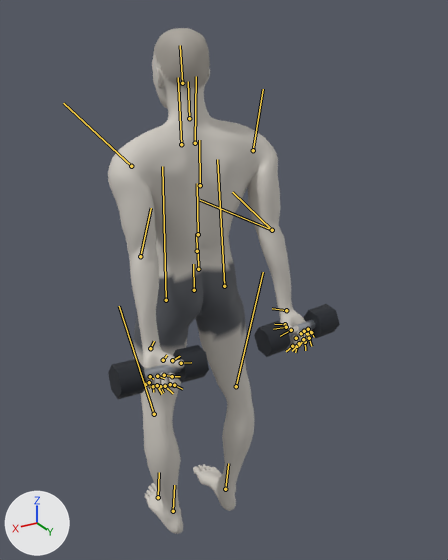
Renders of the glTF model exports/dumbbell-behind-back-wrist-curl.glb from each side of a commit.
Before and after are seen from a 50 mm camera at (0.903, 1.689, 1.838) aimed at (-0.086, 0.041, 1.014). Every picture has the same lights, and +X, +Y and +Z are marked at lower left. The picture after the commit comes second. Both versions are drawn at frame 68 of the action 'dumbbell-behind-back-wrist-curl'; the numbers are the values there. The bones that change, and the others that lie on the model, are drawn over the model as lines.
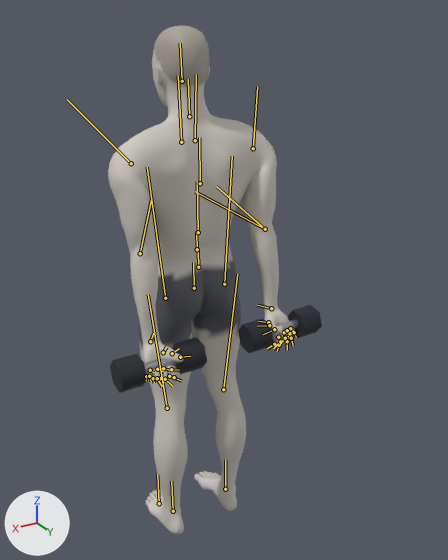
ob_dbl_right is not drawn itself; it is the parent of ob_mesh_1, ob_mesh_2, ob_mesh_3.
ob_dbr_right is not drawn itself; it is the parent of ob_mesh_4, ob_mesh_5, ob_mesh_6.

Where the change shows, as pixel boxes (x1, y1, x2, y2) in the pictures (448 x 560 px):
'Mesh_0', posed (8% narrower): before (108, 28, 313, 534); after (108, 26, 296, 534)
'Mesh_5', posed: before (254, 321, 291, 357); after (238, 319, 274, 353)
'Mesh_3', posed: before (108, 359, 147, 399); after (110, 354, 147, 393)
'Mesh_6', posed: before (303, 304, 340, 338); after (287, 305, 322, 338)
'Mesh_2', posed: before (173, 345, 209, 383); after (172, 337, 207, 374)
'Mesh_1', posed: before (144, 365, 181, 380); after (144, 358, 179, 373)
bone 'upperarm_l', root to tip: before (131, 166) to (63, 103); after (131, 163) to (67, 99)
bone 'hand_l', root to tip: before (150, 348) to (154, 341); after (150, 341) to (153, 333)
bone 'lowerarm_twist_l', root to tip: before (140, 256) to (151, 208); after (140, 253) to (151, 198)
bone 'upperarm_r', root to tip: before (253, 150) to (263, 89); after (253, 148) to (257, 86)
bone 'hand_r', root to tip: before (286, 310) to (272, 308); after (271, 308) to (257, 305)
bone 'lowerarm_twist_r', root to tip: before (272, 230) to (200, 200); after (265, 229) to (195, 191)
bone 'thigh_l', root to tip: before (166, 300) to (162, 166); after (165, 298) to (147, 167)
bone 'calf_l', root to tip: before (154, 414) to (119, 306); after (167, 408) to (148, 294)
bone 'foot_l', root to tip: before (173, 511) to (174, 485); after (173, 511) to (171, 481)
bone 'thigh_r', root to tip: before (224, 286) to (217, 159); after (224, 284) to (232, 156)
bone 'calf_r', root to tip: before (236, 386) to (263, 272); after (223, 389) to (237, 274)
bone 'foot_r', root to tip: before (225, 489) to (228, 463); after (225, 489) to (225, 459)

What the commit changed:
Bone 'upperarm_l' (bone_upperarm_l) turns from (-28, -40, -26) to (-30, -53, -22) degrees about its own x, y and z.
Bone 'hand_l' (bone_hand_l) turns from (26, -13, -40) to (15, -14, -32) degrees about its own x, y and z.
Bone 'lowerarm_twist_l' (bone_lowerarm_twist_l) turns from (31, -13, -24) to (22, -11, -16) degrees about its own x, y and z.
Bone 'upperarm_r' (bone_upperarm_r) turns from (28, 40, -26) to (30, 53, -22) degrees about its own x, y and z.
Bone 'hand_r' (bone_hand_r) turns from (-26, 13, -40) to (-15, 14, -32) degrees about its own x, y and z.
Bone 'lowerarm_twist_r' (bone_lowerarm_twist_r) turns from (-31, 13, -24) to (-22, 11, -16) degrees about its own x, y and z.
Bone 'thigh_l' (bone_thigh_l) turns from (2, 9, -2) to (-5, 8, -3) degrees about its own x, y and z.
Bone 'calf_l' (bone_calf_l) turns from (-15, 0, 1) to (-2, 0, 2) degrees about its own x, y and z.
Bone 'foot_l' (bone_foot_l) turns from (12, -12, 8) to (7, -10, -1) degrees about its own x, y and z.
Bone 'thigh_r' (bone_thigh_r) turns from (-2, -9, -2) to (5, -8, -3) degrees about its own x, y and z.
Bone 'calf_r' (bone_calf_r) turns from (15, 0, 1) to (2, 0, 2) degrees about its own x, y and z.
Bone 'foot_r' (bone_foot_r) turns from (-12, 12, 8) to (-7, 10, -1) degrees about its own x, y and z.
